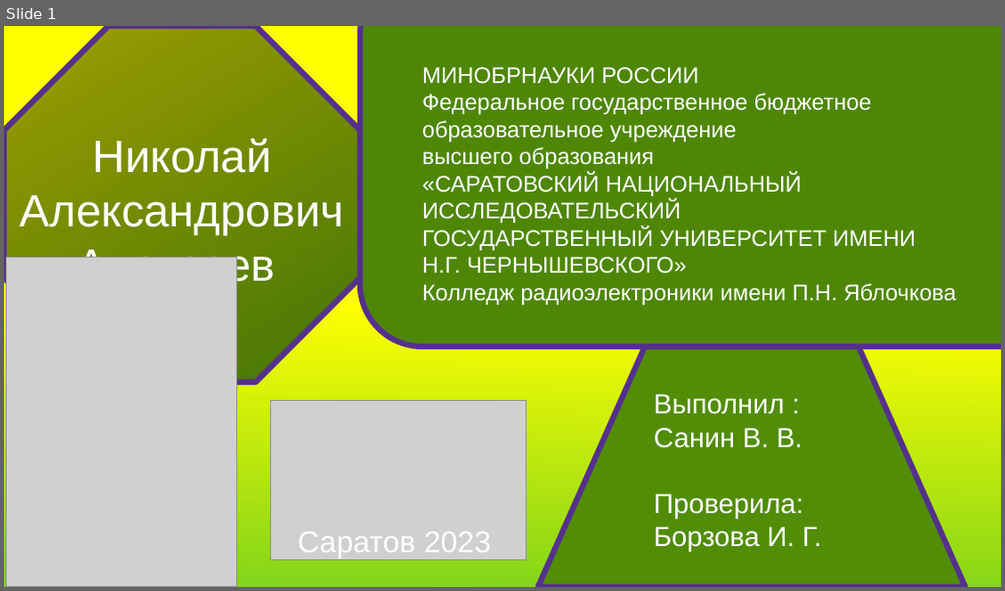
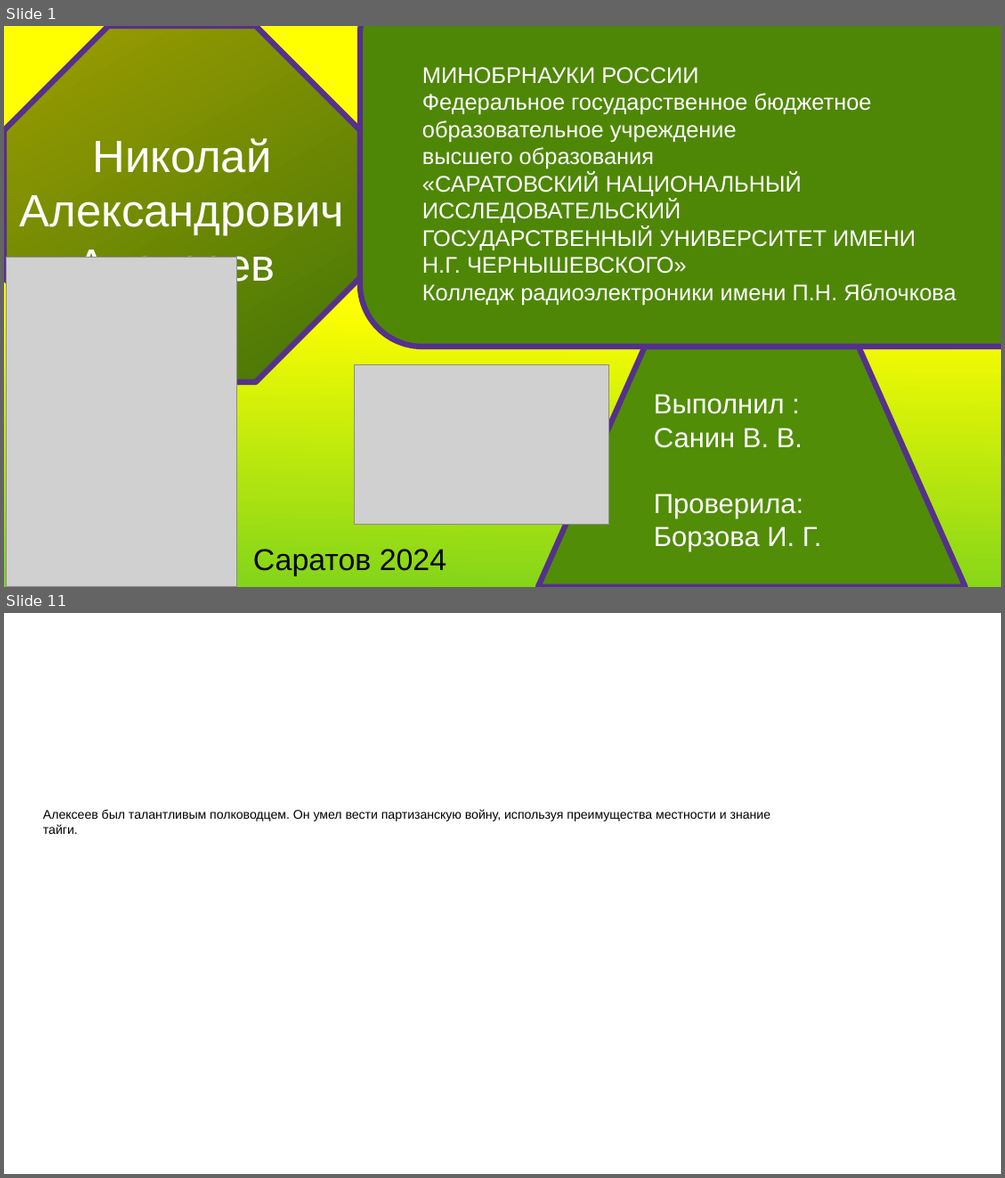
Before and after one commit to Vladsanin777/histori, a slide deck: Без имени 1.odp. Shown one above the other, each under a label of ours: slide 1 before the commit, slides 1 and 11 after it; the slides between them are not shown. The pictures are 1005x591 and 1005x1178 pixels, drawn with LibreOffice and Linux fonts; fonts in the diff are those of the drawing; grey boxes stand for pictures. Boxes give left, top, right and bottom in pixels: in the first picture for what was removed or moved away, otherwise in the second. Text is boxed around its words. In the diff, an @@ line names an element or a change of style, - is before the commit and + after.

```diff
--- a/Без имени 1.odp
+++ b/Без имени 1.odp
@@ slide 11 added at (4, 613, 1001, 1174), background #FFFFFF @@
@@ text added at (43, 809, 771, 834), 10 pt, text #000000 @@
+Алексеев был талантливым полководцем. Он умел вести партизанскую войну, используя преимущества местности и знание тайги.
@@ slide 1 changed as well @@
@@ picture: place and size @@
-picture at (271, 401, 526, 561)
+picture at (354, 364, 609, 524)
@@ text at (253, 548, 446, 575): text changed; text colour #FFFFFF to #000000 @@
-Саратов 2023
+Саратов 2024
```
Also in this commit, not shown: 14 other slides added, 5 slides removed, 1 other file.
